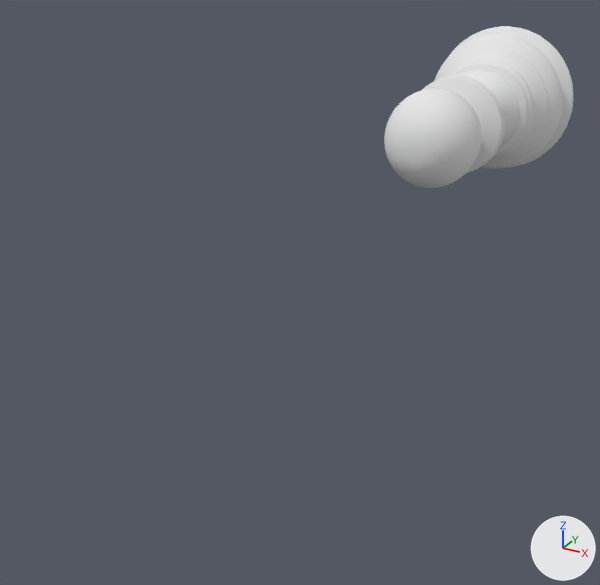
A saved change to the OBJ model Models/pawn/pawn.obj.
One viewpoint serves both versions: a 50 mm lens placed at (23.4, -27.8, 16.4), pointed at (11.0, -5.3, 5.2). Arrows for +X, +Y and +Z are at lower right; the lights stay in place. Where no turn or scale is listed for an object, it has been applied to the vertices.

In view in the first picture: 'pawn'.
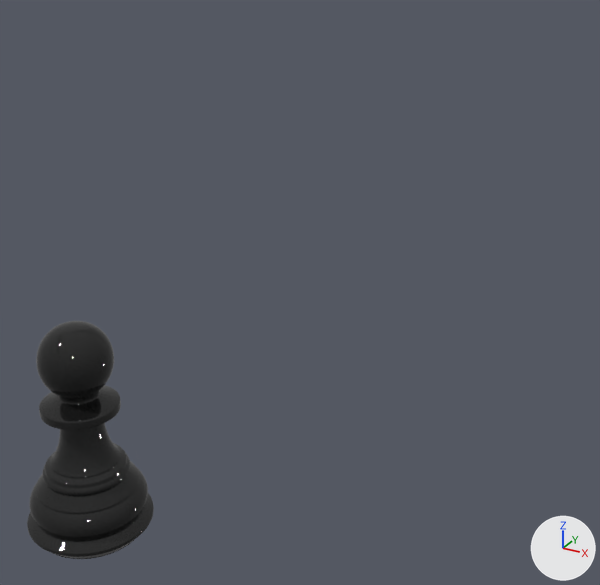
Commit message: Replace old pawn objects

Pixel boxes (x1, y1, x2, y2) of what changed, in the pictures (600 x 585 px):
'pawn', surface changed, mesh turned
    before: (384, 26, 573, 188)
    after: (27, 321, 154, 559)

The change, as a list of edits to the scene's bpy script:
```text
Add img_pawndiffuse_jpg:
    img_pawndiffuse_jpg = load_image('pawnDiffuse.jpg', 'pawnDiffuse.jpg', 1024, 1024, 'sRGB')
Change mat_pawn:
    remove mat_pawn.base_color = (0.8, 0.8, 0.8)  # white #e7e7e7
    add mat_pawn.texture = img_pawndiffuse_jpg
    mat_pawn.roughness: 1.0 -> 0.0
Change me_pawn:
    where me_pawn.from_pydata(...)  # 14594 vertices, 14592 faces; spans x 13.62..18.17, y -8.18..0.0, z 8.99..13.55
    used by ob_pawn; location = (0.0, 0.0, 0.0)
    me_pawn part 1: the whole mesh is turned -91.4 degrees about the x axis through its middle, then moved by (-11.34, -5.45, -11.15)
```
